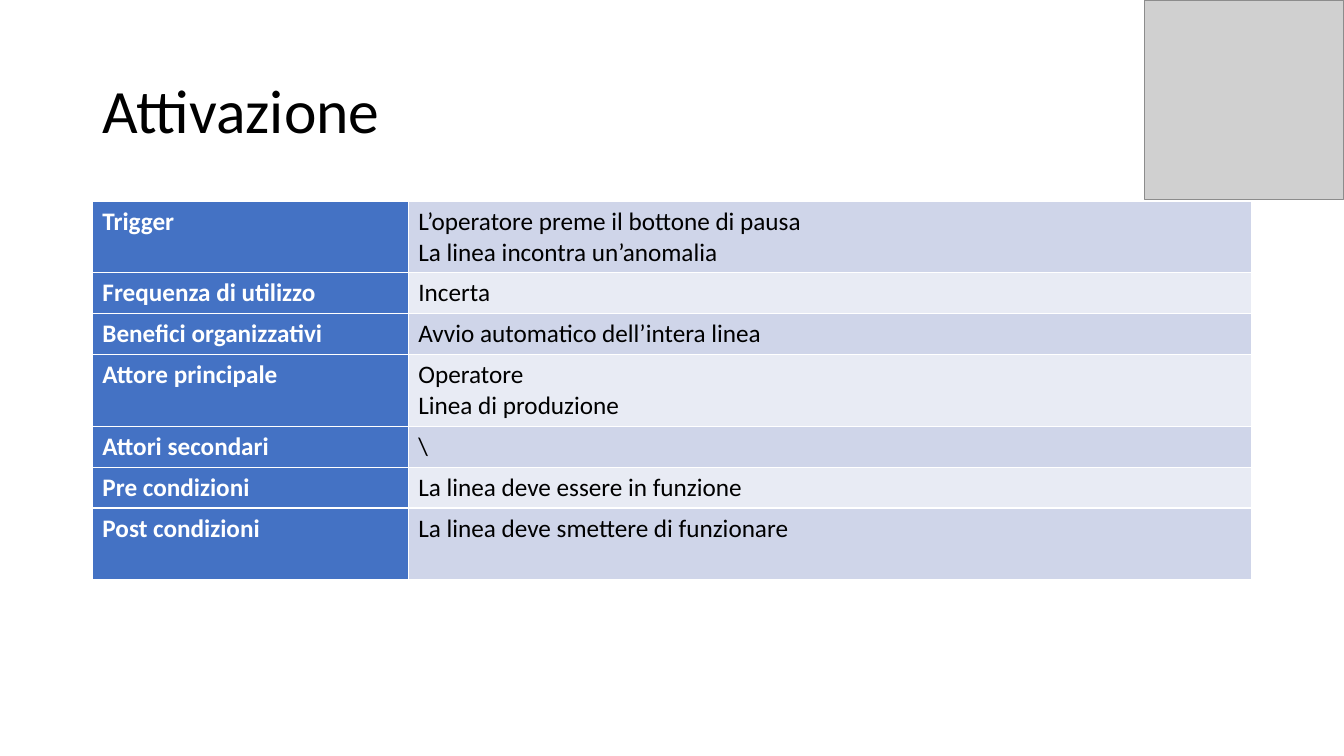
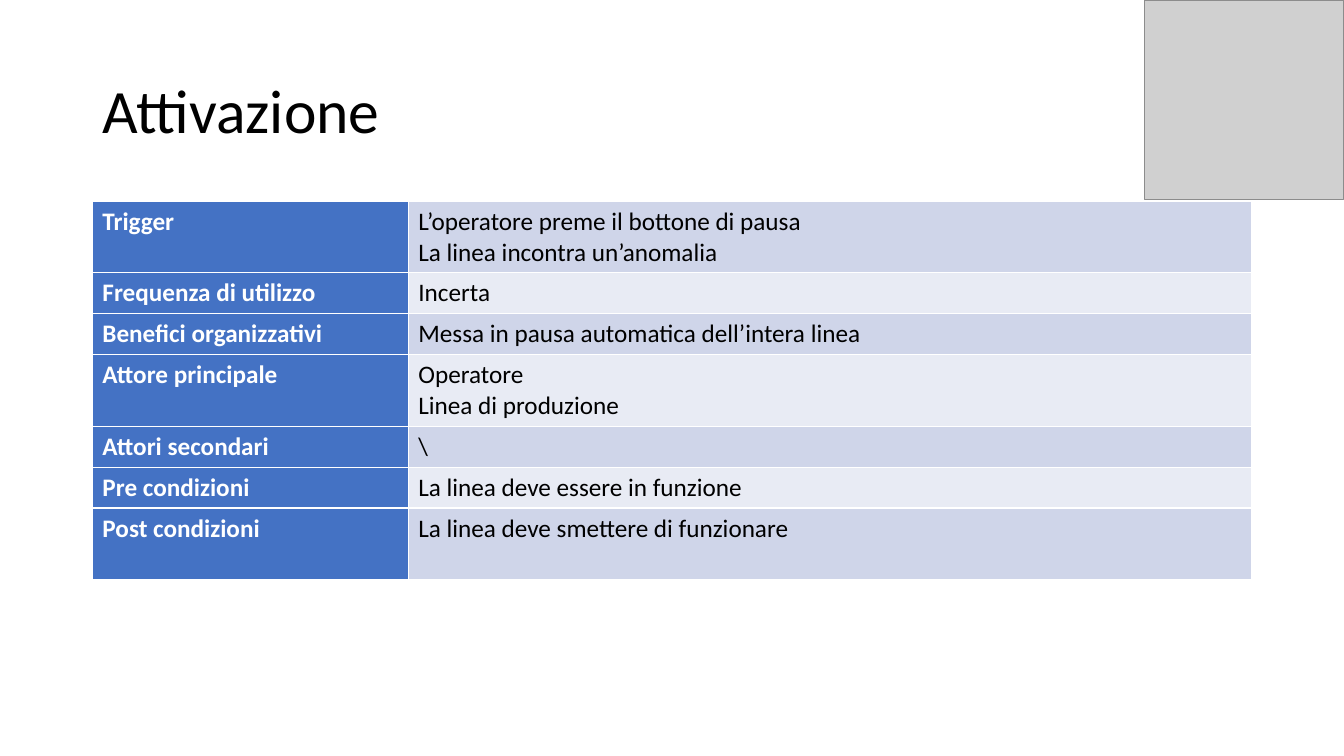
Before and after one commit to itsar19-20/mes, a slide deck: slide 3 of docs/Pausa_lavorazione.pptx. Drawn at 1344x756 pixels with LibreOffice and Linux fonts; fonts in the diff are those of the drawing; grey boxes stand for pictures. Boxes give left, top, right and bottom in pixels: in the first picture for what was removed or moved away, otherwise in the second. Text is boxed around its words. In the diff, an @@ line names an element or a change of style, - is before the commit and + after.

```diff
--- a/docs/Pausa_lavorazione.pptx
+++ b/docs/Pausa_lavorazione.pptx
@@ table at (93,202,1252,577) @@
-row 3, column 2: Avvio automatico dell’intera linea
+row 3, column 2: Messa in pausa automatica dell’intera linea
```
